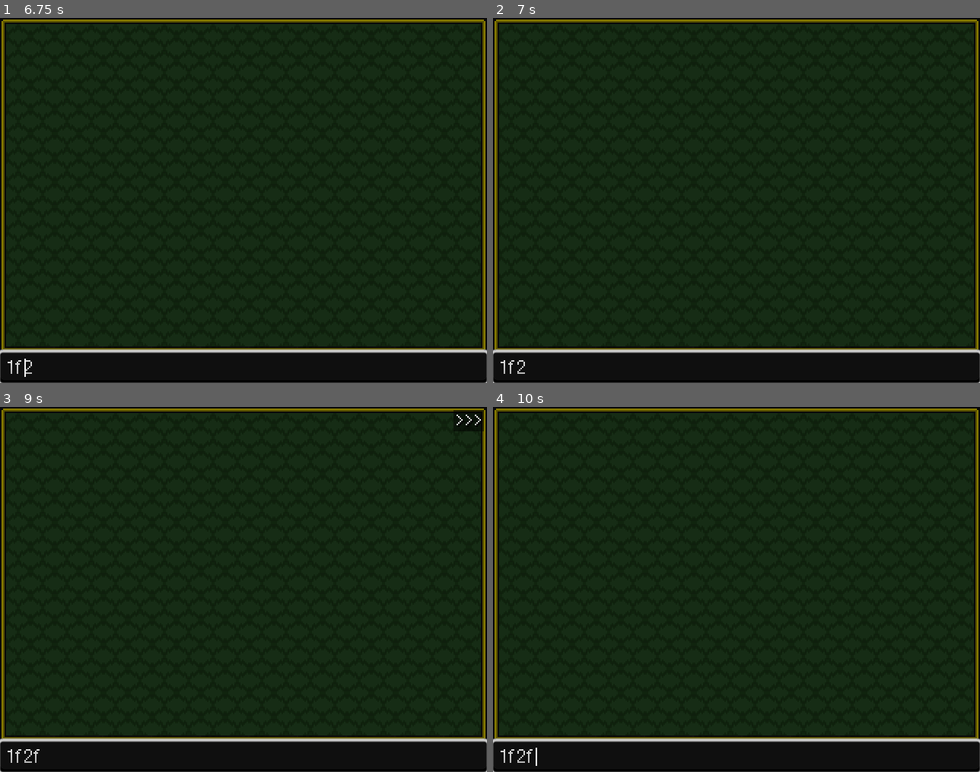
Above: before the commit, frames 1-4 (two rows, left to right).
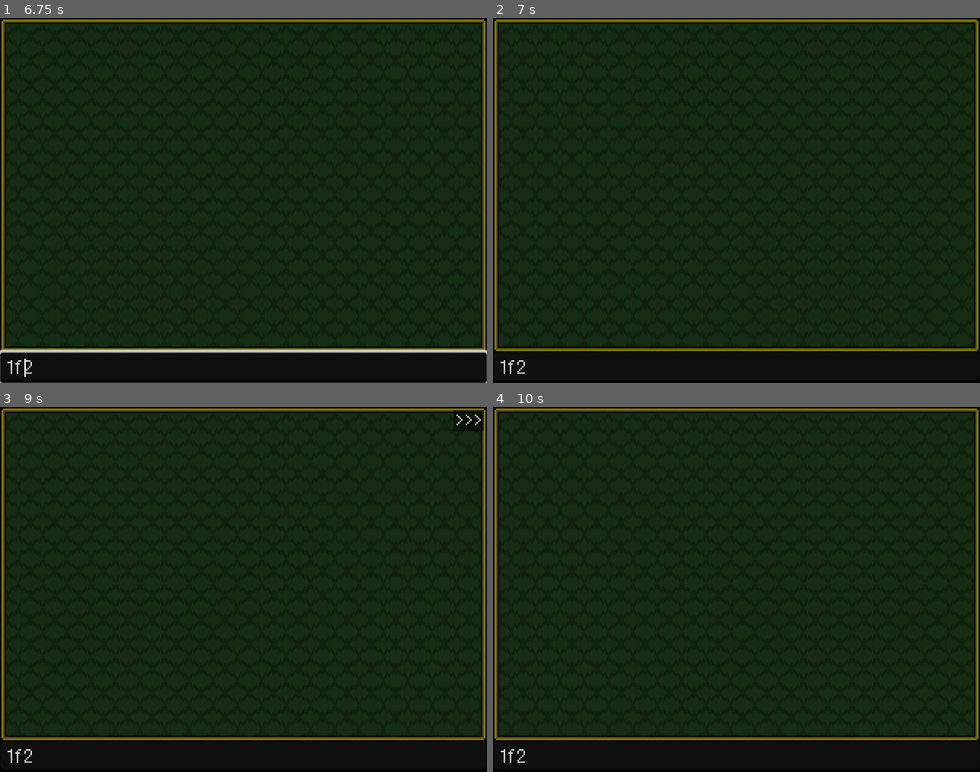
Above: after the commit, the same moments.

Repository: libre-nikki-devs/libre-nikki
Game: Godot game, scene res://scenes/ui/main_menu.tscn
Two runs of this game, one before a commit and one after it. Both use one fixed random seed, a clock stepped at 60 frames per second and the inputs below.
Inputs (mouse positions are in pixels of both pictures, inside the frame that each line leads up to):
- Up to frame 1 (6.75 s): tap Enter (ui_accept) at 0.5, 0.77, 2.27, 3.77, 4.52 s; hold Right (ui_right) 0.53-1.25 s; hold F 0.53-1.25 s; click "Play" at 1.25 s; hold Down (ui_down) 2.03-2.78 s; tap F at 2.1, 3.6, 6.6 s; hold Right (ui_right) 2.78-3.53 s; hold F 2.78-3.53 s; hold Up (ui_up) 3.53-4.28 s; hold Left (ui_left) 4.28-5 s; hold F 4.28-5 s; tap Escape (ui_cancel) at 4.9 s; click "Travel" at 5 s; click (243, 368) at 5.77 s; type "12" at 5.85 s; hold Left (ui_left) from 6.53 s (still down)
- Up to frame 2 (7 s): keep holding Left (ui_left); tap Enter (ui_accept) at 6.77 s
- Up to frame 3 (9 s): release Left (ui_left) at 7.25 s; click "Actions" at 7.25 s; click "Settings" at 8 s; tap Enter (ui_accept) at 8.75 s; hold Down (ui_down) from 8.78 s (still down); hold F from 8.78 s (still down)
- Up to frame 4 (10 s): tap Enter (ui_accept) at 9.5, 9.77 s; release Down (ui_down) at 9.53 s; release F at 9.53 s; hold Right (ui_right) from 9.53 s (still down); tap F at 9.6 s

Frame 1 is identical in both runs. In frame 2, 1.5% of the frame differs, in the area x 0-100%, y 90-100%; in frame 3, 1.5%; in frame 4, 1.5%.

Commit message:
Fix TravelMenu focus issues

Diff:
--- a/scenes/ui/travel_menu.tscn
+++ b/scenes/ui/travel_menu.tscn
@@ -33,6 +33,13 @@
 
 [node name="MapContainer" type="VBoxContainer" parent="PanelContainer"]
 layout_mode = 2
+focus_neighbor_left = NodePath(".")
+focus_neighbor_top = NodePath(".")
+focus_neighbor_right = NodePath(".")
+focus_neighbor_bottom = NodePath(".")
+focus_next = NodePath(".")
+focus_previous = NodePath(".")
+focus_mode = 2
 
 [node name="FilterBar" type="LineEdit" parent="."]
 layout_mode = 1
--- a/scripts/ui/travel_menu.gd
+++ b/scripts/ui/travel_menu.gd
@@ -49,35 +49,40 @@
 		child.focus_previous = child.focus_neighbor_top
 		child.focus_next = child.focus_neighbor_bottom
 
-	map_container.get_child(0).grab_focus()
+	_focus_first_visible_button()
 
 func _input(event: InputEvent) -> void:
 	var focus_owner: Control = get_viewport().gui_get_focus_owner()
 
 	if focus_owner:
-		if event.is_action_pressed("ui_text_submit") or event.is_action_pressed("ui_cancel"):
+		if event.is_action_pressed("ui_cancel") or event.is_action_pressed("ui_text_submit"):
 			match focus_owner:
 				filter_bar:
 					await get_tree().process_frame
-					var current_child_id: int = 0
-					var found_visible_child: bool = false
-
-					while current_child_id < map_container.get_child_count() and not found_visible_child:
-						var current_child: Node = map_container.get_child(current_child_id)
-						current_child_id += 1
-
-						if current_child.visible:
-							current_child.grab_focus()
-							found_visible_child = true
+					_focus_first_visible_button()
 
 		if event.is_action_pressed("ui_go_back"):
-				match focus_owner.get_parent():
-					map_container:
-						close_menu()
+			match focus_owner:
+				map_container:
+					close_menu()
+
+			match focus_owner.get_parent():
+				map_container:
+					close_menu()
 
 	if Input.is_key_pressed(KEY_SLASH):
 		await get_tree().process_frame
 		filter_bar.edit()
+
+func _focus_first_visible_button() -> void:
+	for child_id in map_container.get_child_count():
+		var current_child: Node = map_container.get_child(child_id)
+
+		if current_child is Control and current_child.visible:
+			current_child.grab_focus()
+			return
+
+	map_container.grab_focus()
 
 func _on_map_button_pressed(scene: String) -> void:
 	Game.save_player_data(get_tree().get_first_node_in_group("Players"))
